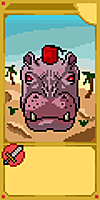
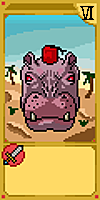
Revision of a layered 100 × 200 image; what changed, layer by layer:
added layer "6" above "Capa de pintura 2 Fusionadas" over [80, 6, 94, 20]
